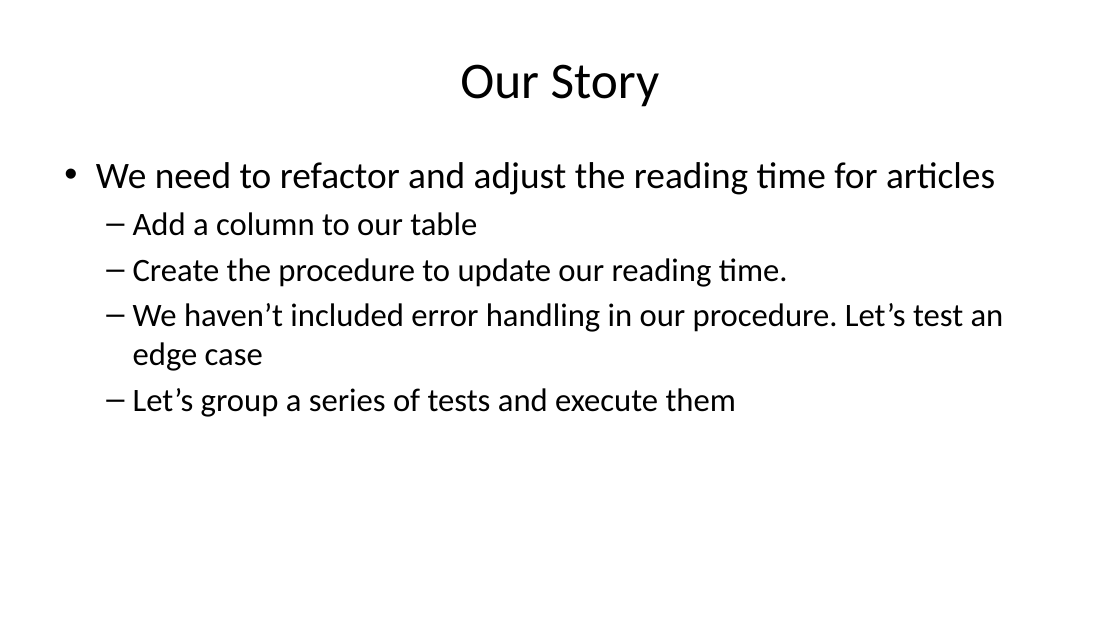
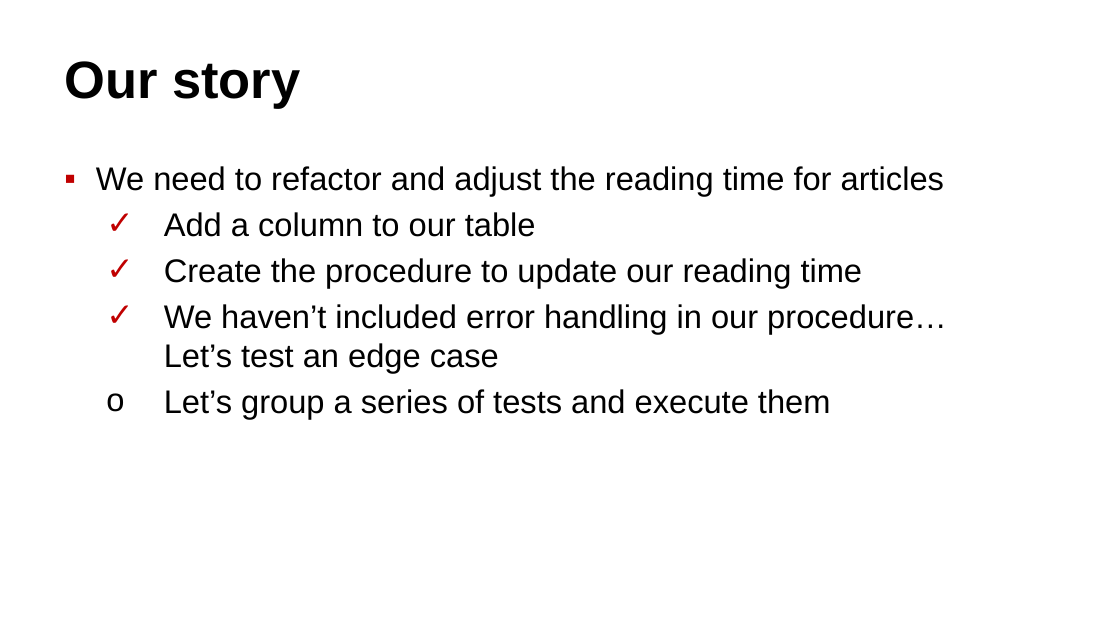
Before and after one commit to way0utwest/TestingTSQL, a slide deck: slide 26 of DB-Delivery-Get-Testing-TSQL.pptx (slide 27 before the commit). Drawn at 1120x630 pixels with LibreOffice and Linux fonts; fonts in the diff are those of the drawing. Boxes give left, top, right and bottom in pixels: in the first picture for what was removed or moved away, otherwise in the second. Text is boxed around its words. In the diff, an @@ line names an element or a change of style, - is before the commit and + after.

Commit message:
Updated layour
Mode consistent styles and slides. Added demo decks, updated Our Story
to include check marks.

```diff
--- a/DB-Delivery-Get-Testing-TSQL.pptx
+++ b/DB-Delivery-Get-Testing-TSQL.pptx
@@ title at bbox=[64, 61, 300, 109]: text changed; size 44 to 45 pt; font Calibri to Arial; bold on @@
-Our Story
+Our story
@@ text at bbox=[96, 166, 944, 419]: size 32 to 28 pt in "We need to refactor and adjust the ..."; font Calibri to Arial in "We need to refactor and adjust the ...", "Add a column to our table", "Let’s group a series of tests and ..."; bullet • to ▪; bullet – to ✓; bullet – to o @@
@@ text at bbox=[164, 258, 947, 373]: text changed; font Calibri to Arial @@
-  – Create the procedure to update our reading time.
-  – We haven’t included error handling in our procedure. Let’s test an edge case
+  ✓ Create the procedure to update our reading time
+  ✓ We haven’t included error handling in our procedure…
+    Let’s test an edge case
```
Also in this commit, not shown: 26 other slides changed, 1 slide removed.
